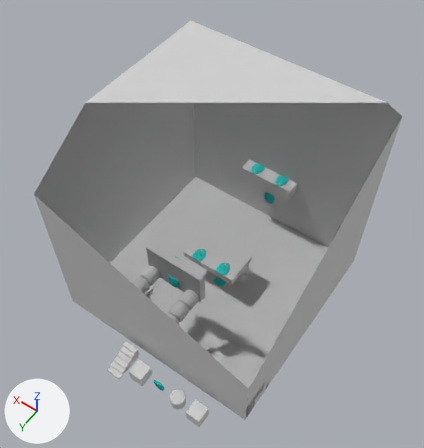
Two versions of the Blender file android/assets/model/inside_level3.blend, one commit apart.
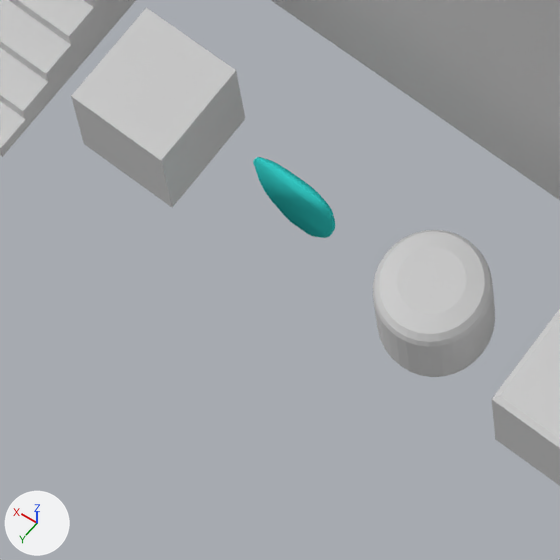
The first picture shows the older version from a camera (50 mm lens) standing at (-25.6, 38.1, 71.7) and looking at (0.2, 2.0, 15.0). The close-ups show both versions on the part from 28% to 46% of the width and 80% to 97% of the height of that picture; other places that the commit changed are outside them. The lights are fixed; the arrows at lower left show +X, +Y and +Z. Everything nearer to the camera than a plane just in front of the edit is cut away.

Script lines for the objects in view, before the commit:
```python
me_cube_001 = bpy.data.meshes.new('Cube.001')
me_cube_001.from_pydata(...)  # 16 vertices, 14 faces; spans x -1.0..1.0, y -1.0..1.0, z -1.0..1.0
me_cube_001.materials.append(mat_pelare)  # its picture is missing
me_mask = bpy.data.meshes.new('mask')
me_mask.from_pydata(...)  # 480 vertices, 431 faces; spans x -0.86..0.86, y 0.0..0.43, z -1.01..1.03
me_mask.polygons.foreach_set('use_smooth', [True] * 431)
# faces by material slot: [386, 7, 38]
me_mask.materials.append(mat_hud)  # cyan #37d1cc
me_mask.materials.append(mat_tänder)  # light grey #d1d1d1
me_mask.materials.append(mat_svart)  # black #000000
me_stair = bpy.data.meshes.new('stair')
me_stair.from_pydata(...)  # 28 vertices, 16 faces; spans x -1.0..1.0, y -1.0..1.0, z -3.0..1.0
# faces by material slot: [4, 12]
me_stair.materials.append(mat_sida_wall_1_jpg)  # its picture is missing
me_stair.materials.append(mat_sida)  # its picture is missing
ob_mask = bpy.data.objects.new('mask', me_mask)
ob_mask.location = (-3.0, 18.0, 1.0)
ob_mask.rotation_euler = (3.142, 0.0, 0.0)  # degrees (180, 0, 0)
ob_pillar2 = bpy.data.objects.new('pillar2', me_cube_001)
ob_pillar2.location = (-9.0, 18.0, 1.0)
ob_pillar2.rotation_euler = (1.571, 0.0, 0.0)  # degrees (90, 0, 0)
ob_stair = bpy.data.objects.new('stair', me_stair)
ob_stair.location = (3.0, 17.0, 1.0)
ob_stair.rotation_euler = (1.571, 0.0, 0.0)  # degrees (90, 0, 0)
# also in view: 'skybox' at (0.5, 0.5, 14.5); 'pillar' at (-6.0, 18.0, 1.0); 'block' at (0.0, 18.0, 1.0)
```
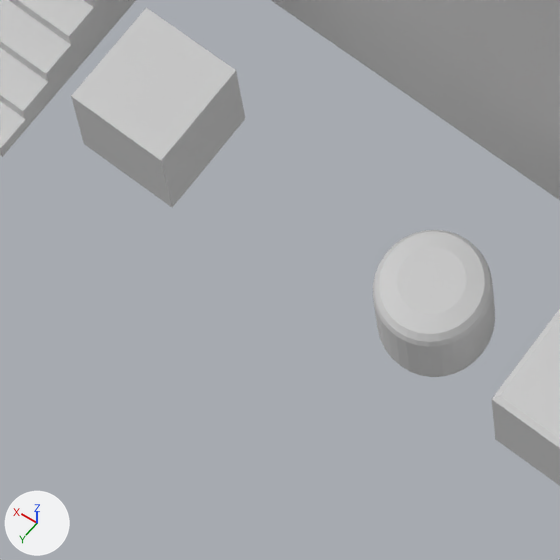
Pixel boxes (x1, y1, x2, y2) of what changed, in the close-ups (560 x 560 px):
'mask', moved, turned (not visible afterwards)
    before: (253, 157, 335, 238)

Patch to the scene script:
```diff
--- a/android/assets/model/inside_level3.blend.py
+++ b/android/assets/model/inside_level3.blend.py
@@ ob_mask @@
 ob_mask = bpy.data.objects.new('mask', me_mask)
-ob_mask.location = (-3.0, 18.0, 1.0)
-ob_mask.rotation_euler = (3.142, 0.0, 0.0)  # degrees (180, 0, 0)
+ob_mask.location = (0.0, 0.0, 0.0)
+ob_mask.rotation_euler = (1.571, 0.0, 0.0)  # degrees (90, 0, 0)
```
